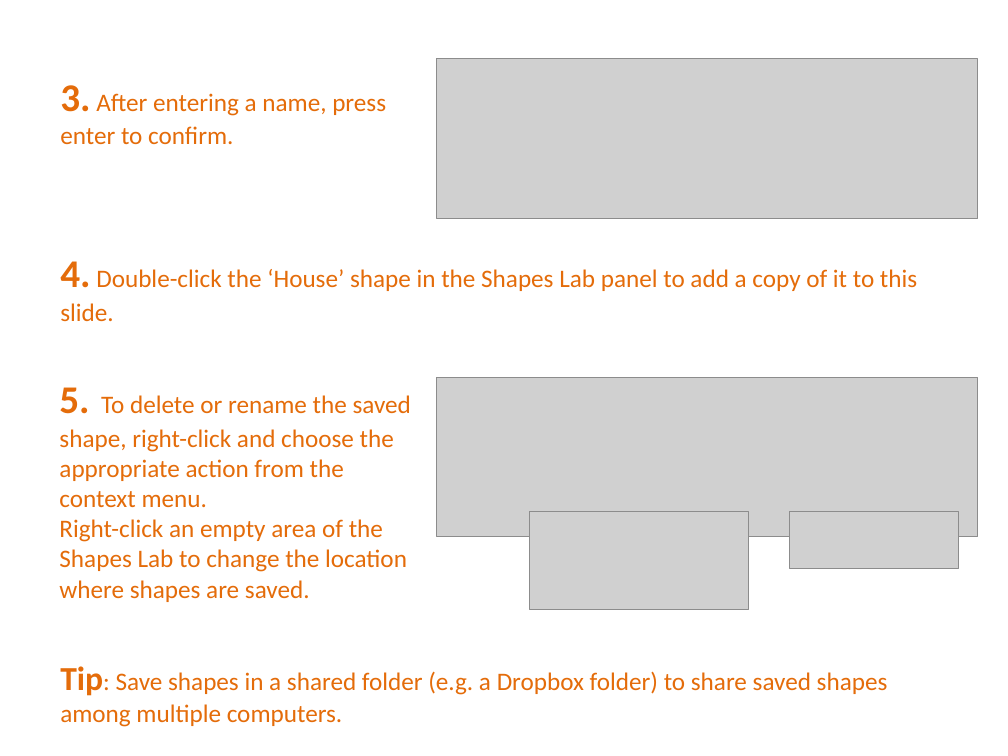
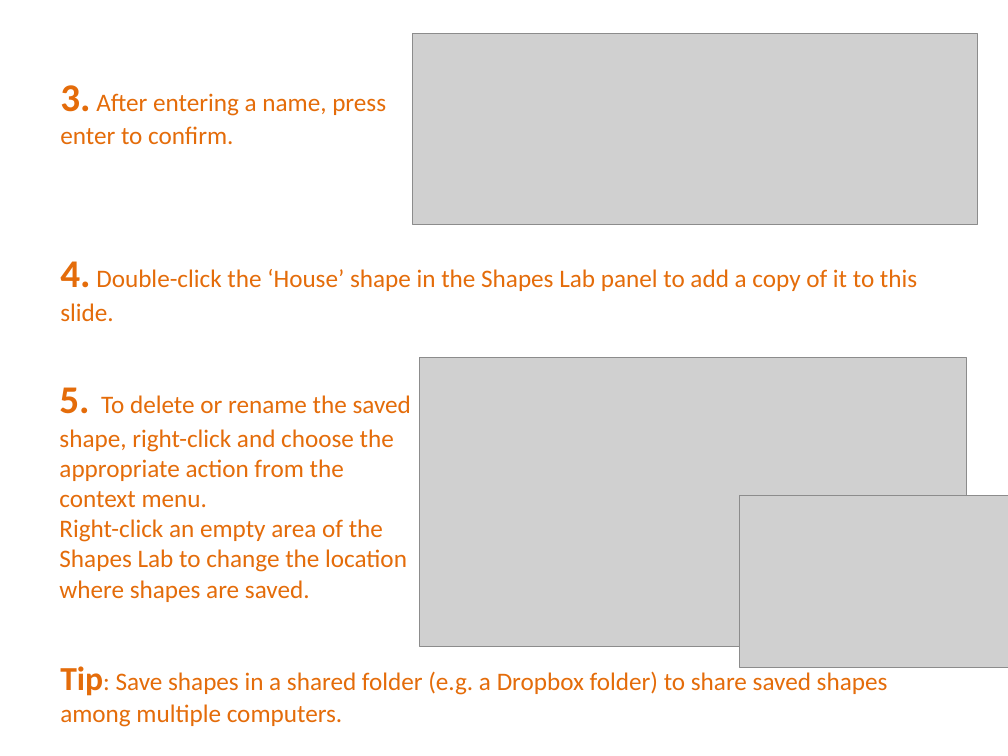
Before and after one commit to PowerPointLabs/PowerPointLabs, a slide deck: slide 30 of doc/PowerPointLabs Quick Tutorial.pptx. Drawn at 1008x756 pixels with LibreOffice and Linux fonts; fonts in the diff are those of the drawing; grey boxes stand for pictures. Boxes give left, top, right and bottom in pixels: in the first picture for what was removed or moved away, otherwise in the second. Text is boxed around its words. In the diff, an @@ line names an element or a change of style, - is before the commit and + after.

```diff
--- a/doc/PowerPointLabs Quick Tutorial.pptx
+++ b/doc/PowerPointLabs Quick Tutorial.pptx
@@ picture: place and size @@
-picture at <box>436,58,978,219</box>
+picture at <box>412,34,978,225</box>
@@ picture: place and size @@
-picture at <box>436,377,978,537</box>
+picture at <box>420,357,967,646</box>
@@ picture added at <box>739,496,1008,667</box> @@
@@ picture removed at <box>529,511,749,610</box> @@
@@ picture removed at <box>789,511,959,569</box> @@
```
Also in this commit, not shown: 1 other slide changed.
